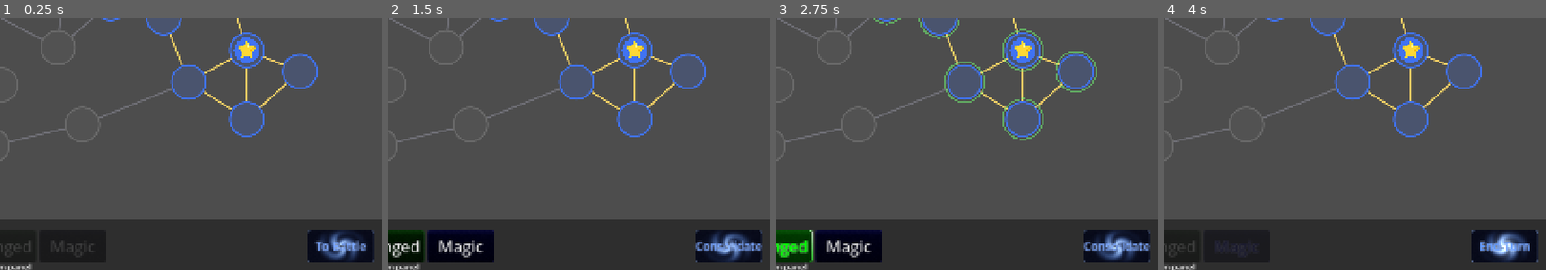
Above: before the commit, frames 1-4 (left to right).
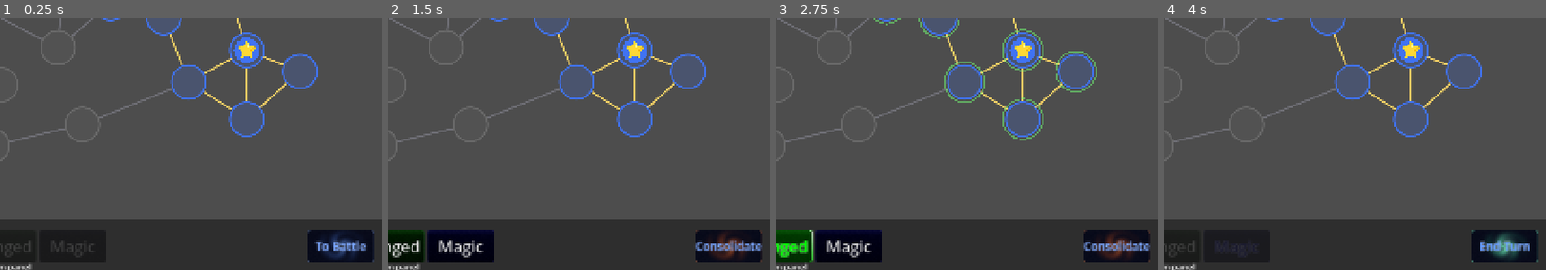
Above: after the commit, the same moments.

Repository: Koaieus/skill-tree-of-life
Game: Godot game, scene res://scenes/dev_sandbox.tscn
Two runs of this game, one before a commit and one after it. Both use one fixed random seed, a clock stepped at 60 frames per second and the inputs below.
Inputs:
- Up to frame 1 (0.25 s): no input
- Up to frame 2 (1.5 s): click "To Battle" at 0.5 s; click "Melee" at 1.25 s
- Up to frame 3 (2.75 s): click "Ranged" at 2 s
- Up to frame 4 (4 s): click "Magic" at 2.75 s; click "Consolidate" at 3.5 s
The pictures show only the part of the screen within x 50-100%, y 49-99%; the shares and areas given below are measured in that part.

The runs differ from the first frame. In frame 1, 0.5% of the frame differs, in the area x 84-94%, y 84-96%; in frame 2, 0.9%, in the area x 80-98%, y 84-97%; in frame 3, 0.8%; in frame 4, 0.7%.

Commit message:
refactor(vfx): end turn button shader — legibility + phase-aware colours
Tone down arm intensity (0.55× radial scale, reduced mix weights, dimmer
core) so the button text is clearly readable against the dark background.

Add `phase_blend` uniform (0=DEPLOYMENT/blue/0.7× speed,
1=BATTLE/orange/1.6× speed, 2=CONSOLIDATION/teal/0.45× speed); tint and
swirl cadence are derived entirely inside the shader so the GDScript side
only needs to push a single float.

Co-Authored-By: Claude Sonnet 4.6 <noreply@anthropic.com>

Diff:
--- a/ui/end_turn_button/end_turn_button.gd
+++ b/ui/end_turn_button/end_turn_button.gd
@@ -43,6 +43,11 @@
 		_disabled = value
 		_push("disabled_strength", value)
 
+
+var phase: float = 0.0:
+	set(value):
+		phase = value
+		_push("phase_blend", value)
 
 var enabled: bool = true: set = set_enabled
 
--- a/ui/end_turn_button/end_turn_button.gdshader
+++ b/ui/end_turn_button/end_turn_button.gdshader
@@ -1,9 +1,9 @@
 shader_type canvas_item;
 
 // Slow swirling vortex — time-passes mood for the End Turn button.
-// Polar-domain spiral arms warped by fbm noise, color-ramped cool blue to
-// soft white at the core. Same uniform contract as the fire shader for the
-// `_push()` symmetry.
+// Polar-domain spiral arms warped by fbm noise, color-ramped per turn phase.
+// phase_blend: 0=DEPLOYMENT (blue, calm), 1=BATTLE (orange, fast), 2=CONSOLIDATION (teal, slow).
+// Same uniform contract as the fire shader for the `_push()` symmetry.
 
 uniform vec2 mouse_uv;
 uniform vec2 texture_size = vec2(1.0);
@@ -12,6 +12,7 @@
 uniform float glow_strength : hint_range(0.0, 1.0) = 0.0;
 uniform float active_strength : hint_range(0.0, 1.0) = 0.0;
 uniform float disabled_strength : hint_range(0.0, 1.0) = 0.0;
+uniform float phase_blend : hint_range(0.0, 2.0) = 0.0;
 
 const float CORNER_RADIUS = 0.14;
 const float RIM_WIDTH = 0.04;
@@ -59,37 +60,51 @@
     float shape = 1.0 - smoothstep(-aa, aa, dist);
     if (shape < 0.001) discard;
 
-    // Polar domain. Spiraling arms: angle modulated by radius gives the
-    // logarithmic-spiral look; TIME advances the whole pattern.
+    // Phase-derived tint and swirl speed.
+    // DEPLOYMENT=0: cool blue, relaxed cadence.
+    // BATTLE=1:     orange-red, quick spiral.
+    // CONSOLIDATION=2: teal-green, very slow drift.
+    float p01 = clamp(phase_blend, 0.0, 1.0);
+    float p12 = clamp(phase_blend - 1.0, 0.0, 1.0);
+    vec3 tint_d = vec3(0.28, 0.48, 0.92);
+    vec3 tint_b = vec3(0.88, 0.32, 0.10);
+    vec3 tint_c = vec3(0.18, 0.72, 0.52);
+    vec3 phase_tint = mix(mix(tint_d, tint_b, p01), tint_c, p12);
+    vec3 phase_hot  = mix(mix(vec3(0.85, 0.95, 1.0), vec3(1.0, 0.72, 0.35), p01),
+                          vec3(0.60, 1.0, 0.78), p12);
+    // Deploy=0.7, Battle=1.6, Consolidation=0.45
+    float swirl_speed = mix(mix(0.7, 1.6, p01), 0.45, p12);
+
+    // Polar domain. Spiral arms: angle modulated by radius gives the
+    // logarithmic-spiral look; TIME * swirl_speed drives the rotation.
     float r = length(p);
     float a = atan(p.y, p.x);
-    float swirl_a = a - r * 5.0 + TIME * 0.9;
+    float swirl_a = a - r * 5.0 + TIME * swirl_speed;
 
     float arms = sin(swirl_a * 3.0) * 0.5 + 0.5;
     float noise_warp = fbm(vec2(swirl_a * 0.5, r * 2.5) + TIME * 0.15);
     arms = arms * 0.6 + noise_warp * 0.4;
 
-    // Wide buttons: fade by an elongated radial so the arms taper into the
-    // dark background near the edges instead of just clipping.
+    // Taper toward the edges; also scale down overall so text stays legible.
     float radial = smoothstep(0.6, 0.1, length(p * vec2(0.7, 1.0)));
-    arms *= radial;
+    arms = arms * radial * 0.55;
 
     vec3 col = vec3(0.03, 0.04, 0.10);
-    col = mix(col, tint, arms * active_strength);
-    col = mix(col, hot_color, pow(arms, 3.0) * active_strength);
+    col = mix(col, phase_tint, arms * active_strength * 0.85);
+    col = mix(col, phase_hot, pow(arms, 3.0) * active_strength * 0.85);
 
-    // Bright core
+    // Subtle core — kept dim so text is not washed out.
     float core = smoothstep(0.30, 0.0, r);
-    col += hot_color * core * active_strength * 0.25;
+    col += phase_hot * core * active_strength * 0.12;
 
     // Mouse hot spot
     float md = distance(p, mp);
     float mouse_spot = 1.0 - smoothstep(0.0, 0.5, md);
-    col += hot_color * mouse_spot * glow_strength * 0.35;
+    col += phase_hot * mouse_spot * glow_strength * 0.30;
 
     // Rim
     float rim = shape * smoothstep(RIM_WIDTH, 0.0, -dist);
-    col += mix(tint, hot_color, 0.4) * rim * (0.22 + active_strength * 0.5 + glow_strength * 0.4);
+    col += mix(phase_tint, phase_hot, 0.4) * rim * (0.22 + active_strength * 0.5 + glow_strength * 0.4);
 
     vec2 noise_cell = floor(UV * texture_size * 0.3);
     col += (hash21(noise_cell) - 0.5) * 0.01;
--- a/ui/ui_root.gd
+++ b/ui/ui_root.gd
@@ -64,6 +64,7 @@
 
 
 func _on_phase_changed(_e: Entity, phase: TurnManager.Phase) -> void:
+	end_turn_button.phase = float(phase)
 	match phase:
 		TurnManager.Phase.DEPLOYMENT:    end_turn_button.text = "To Battle"
 		TurnManager.Phase.BATTLE:        end_turn_button.text = "Consolidate"
